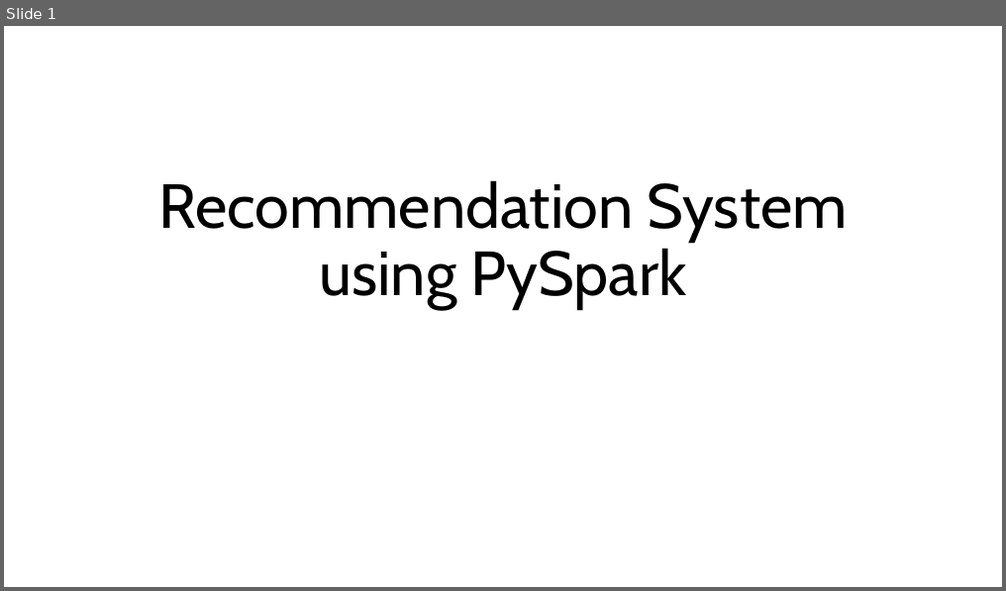
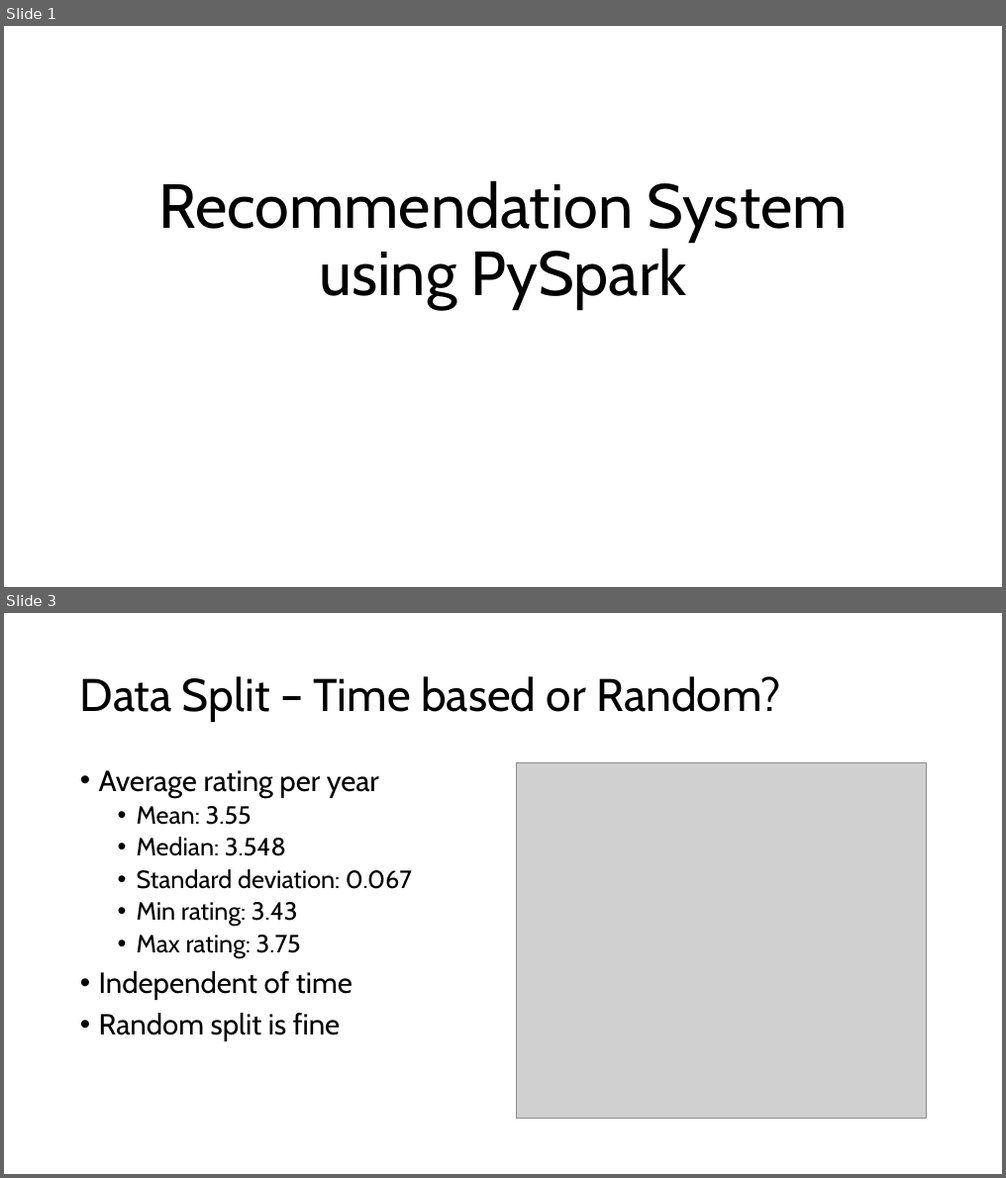
Before and after one commit to Peeyush4/MSML651-PySpark-Movie-Recommendation, a slide deck: Recommendation System using PySpark.pptx. Shown one above the other, each under a label of ours: slide 1 before the commit, slides 1 and 3 after it; the slides between them are not shown. The pictures are 1006x591 and 1006x1178 pixels, drawn with LibreOffice and Linux fonts; fonts in the diff are those of the drawing; grey boxes stand for pictures. Boxes give left, top, right and bottom in pixels: in the first picture for what was removed or moved away, otherwise in the second. Text is boxed around its words. In the diff, an @@ line names an element or a change of style, - is before the commit and + after.

```diff
--- a/Recommendation System using PySpark.pptx
+++ b/Recommendation System using PySpark.pptx
@@ slide 3 added at bbox=[4, 613, 1002, 1174], background #FFFFFF @@
@@ title added at bbox=[80, 676, 780, 722], 44 pt, text #000000 @@
+Data Split – Time based or Random?
@@ text added at bbox=[99, 770, 412, 1042], 24 pt, text #000000 @@
+• Average rating per year
+  • Mean: 3.55
+  • Median: 3.548
+  • Standard deviation: 0.067
+  • Min rating: 3.43
+  • Max rating: 3.75
+• Independent of time
+• Random split is fine
@@ picture added at bbox=[517, 762, 927, 1119] @@
```
Also in this commit, not shown: 2 slides changed, 5 other slides added, 1 other file.
